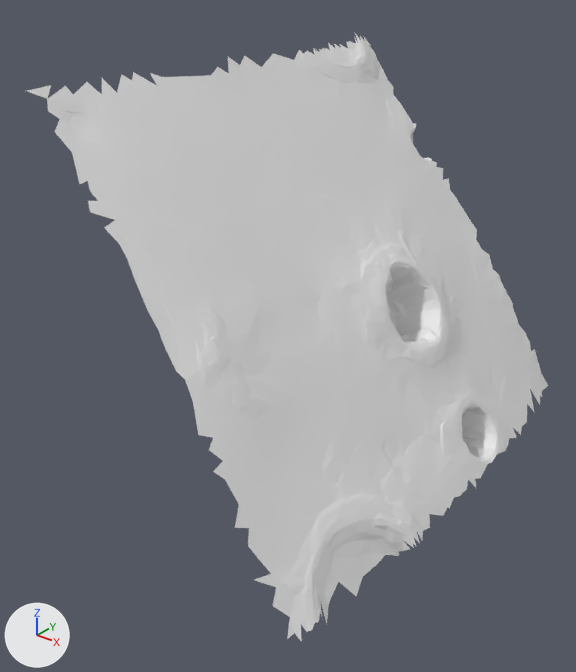
What one commit did to the glTF model moon small_tiles/tile_087.glb.
Both versions are drawn from a 50 mm lens placed at (27.78, -6.49, 19.5), pointed at (23.08, -0.61, 15.86). The axes (+X, +Y, +Z) are drawn at lower left. The lights are the same throughout. The older version comes first. Vertices at exactly the same position are counted once.

In view in the first picture: 't87'.
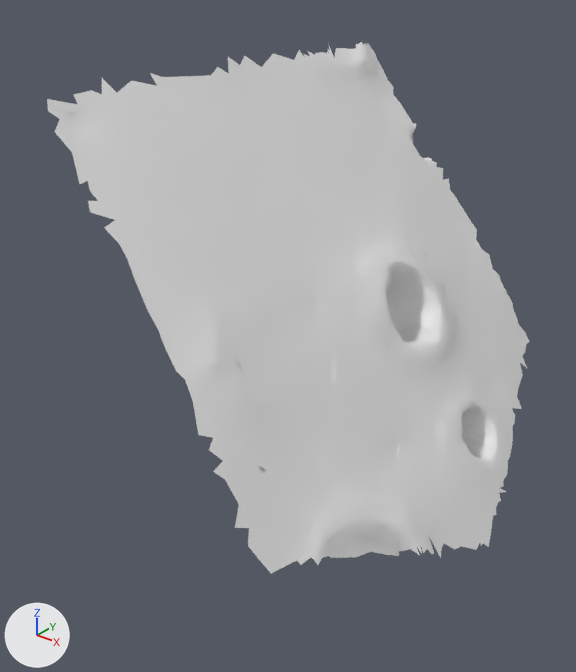
Where the change shows, as pixel boxes [x1, y1, x2, y2] in the pictures (576 x 672 px; the box of a moved part takes in the faces that stretch with it):
```json
{"object": "t87", "change": "reshaped", "before": [27, 33, 548, 642], "after": [47, 40, 530, 573], "on screen": "7% narrower, 12% shorter"}
{"part": 1, "of": "me_t87", "change": "moved or reshaped", "before": [254, 342, 548, 642], "after": [404, 438, 513, 558]}
{"part": 2, "of": "me_t87", "change": "deleted", "before": [300, 33, 370, 58]}
{"part": 3, "of": "me_t87", "change": "deleted", "before": [27, 72, 157, 104]}
```

Scene script edits in JSON lines:
```json
{"block": "me_t87", "where": "# used by ob_t87; location = (0.0, 0.0, 0.0)"}
{"block": "me_t87", "where": "# verts and faces of me_t87; kept vertices keep their numbers, new ones are numbered from 2235"}
{"block": "me_t87", "where": "# before: 171 (21.96, -1.67, 18.34) at pixel (116, 92), 1346 (21.81, -2.5, 18.45) at pixel (25, 90), 1347 (21.9, -1.9, 18.39) at pixel (91, 90), 1348 (21.95, -1.83, 18.35) at pixel (101, 94), 1349 (21.85, -1.9, 18.46) at pixel (86, 81)"}
{"block": "me_t87", "where": "# before: 1361 (21.96, -2.1, 18.3) at pixel (77, 104), 1367 (21.9, -2.09, 18.37) at pixel (73, 94), 1375 (21.84, -2.12, 18.45) at pixel (65, 85), 1384 (21.81, -2.25, 18.46) at pixel (51, 84), 1388 (21.88, -2.35, 18.37) at pixel (47, 98)"}
{"block": "me_t87", "where": "# before: 1391 (21.99, -1.21, 18.35) at pixel (157, 85), 1397 (21.92, -1.45, 18.42) at pixel (131, 80), 1398 (21.87, -1.38, 18.48) at pixel (133, 71), 1399 (21.86, -1.51, 18.48) at pixel (121, 74)"}
{"op": "remove", "block": "me_t87", "code": "me_t87.from_pydata(...)  # 2235 vertices, 4241 faces; spans x 21.81..25.01, y -2.77..2.74, z 14.27..18.59"}
{"op": "add", "block": "me_t87", "code": "me_t87.from_pydata(...)  # 2218 vertices, 4230 faces; spans x 21.85..25.3, y -2.71..2.68, z 13.83..18.51"}
{"block": "me_t87", "change": "me_t87 part 1"}
{"block": "me_t87", "change": "94 vertices are removed from x 24.44..24.94, y -2.77..2.74, z 14.27..14.88"}
{"block": "me_t87", "change": "169 faces are deleted"}
{"block": "me_t87", "change": "98 vertices are added at x 24.96..25.3, y -1.08..1.16, z 13.83..14.39"}
{"block": "me_t87", "change": "193 new faces join them"}
{"block": "me_t87", "change": "me_t87 part 2"}
{"block": "me_t87", "change": "15 vertices are removed from x 21.88..21.94, y 1.29..2.37, z 18.44..18.59"}
{"block": "me_t87", "change": "28 faces are deleted"}
{"block": "me_t87", "change": "me_t87 part 3"}
{"op": "add", "block": "me_t87", "code": "delete_vertices([1346, 1349, 1375, 1384, 1398, 1399])  # with the faces that use them"}
```
